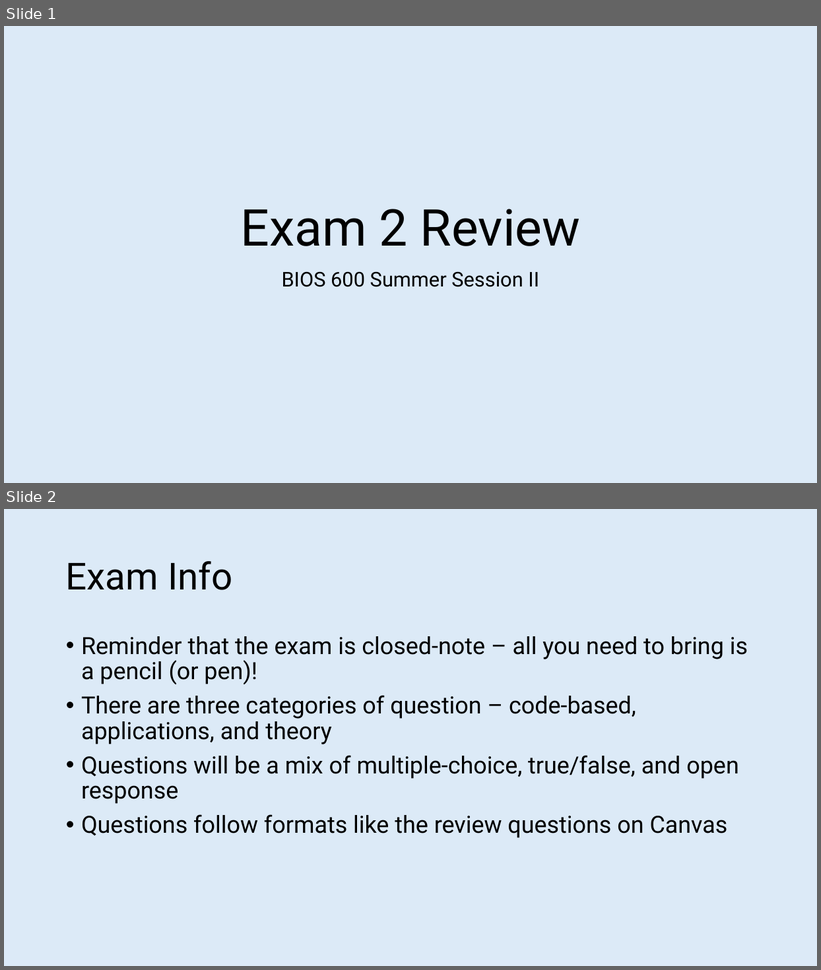
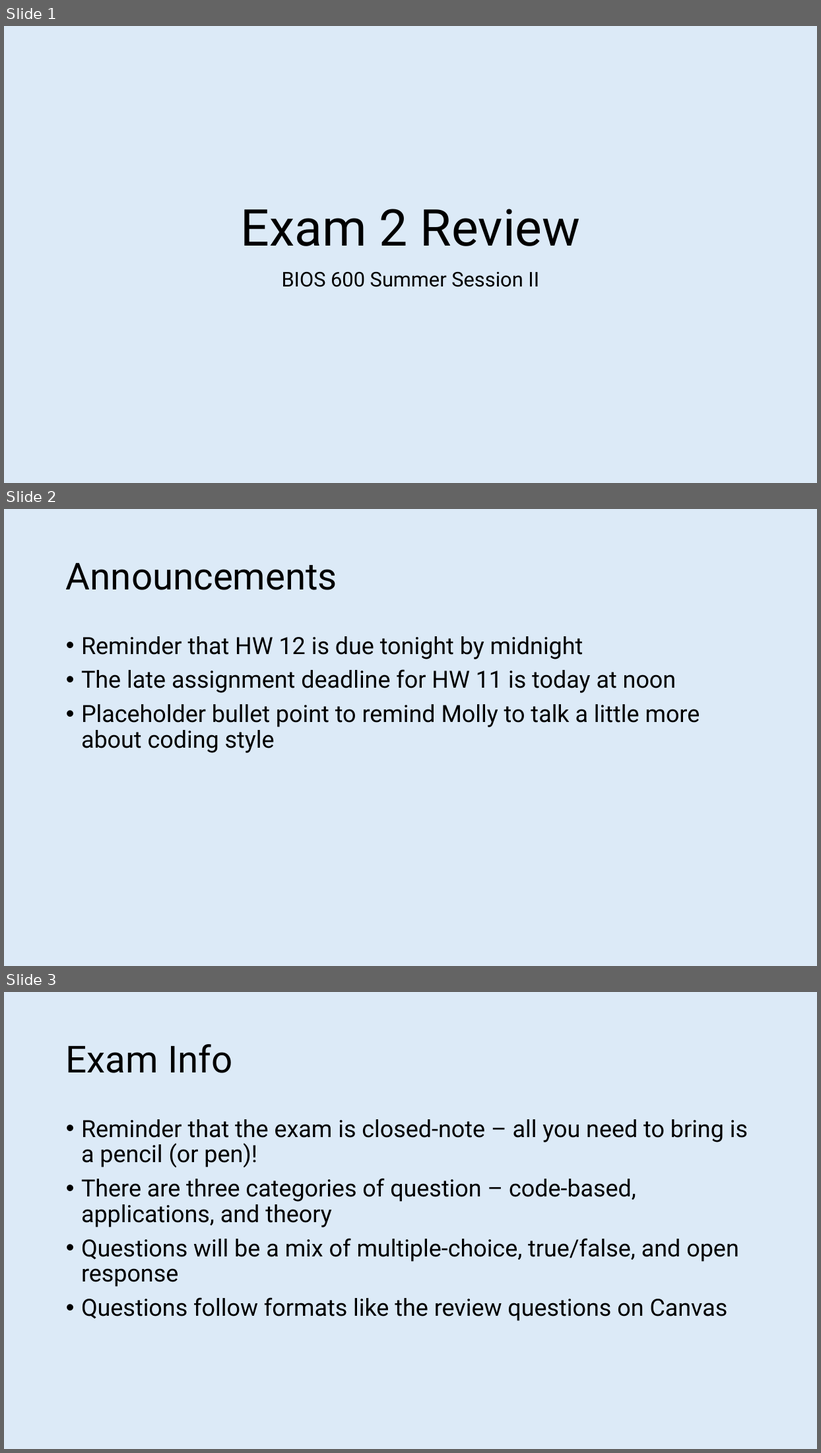
Before and after one commit to mhoch422/BIOS600_SSII, a slide deck: exam/exam-02/Exam2_Jeopardy.pptx. Shown one above the other, each under a label of ours: slides 1 and 2 before the commit, slides 1, 2 and 3 after it. The pictures are 821x970 and 821x1453 pixels, drawn with LibreOffice and Linux fonts; fonts in the diff are those of the drawing. Boxes give left, top, right and bottom in pixels: in the first picture for what was removed or moved away, otherwise in the second. Text is boxed around its words. In the diff, an @@ line names an element or a change of style, - is before the commit and + after.

```diff
--- a/exam/exam-02/Exam2_Jeopardy.pptx
+++ b/exam/exam-02/Exam2_Jeopardy.pptx
@@ slide 2 added at bbox=[4, 509, 817, 966], background #DCEAF7 @@
@@ title added at bbox=[66, 563, 337, 590], 44 pt, text #000000 @@
+Announcements
@@ text added at bbox=[81, 636, 700, 753], 28 pt, text #000000 @@
+• Reminder that HW 12 is due tonight by midnight
+• The late assignment deadline for HW 11 is today at noon
+• Placeholder bullet point to remind Molly to talk a little more about coding style
@@ what was slide 2 is now slide 3 @@
```
Also in this commit, not shown: 8 other files.
